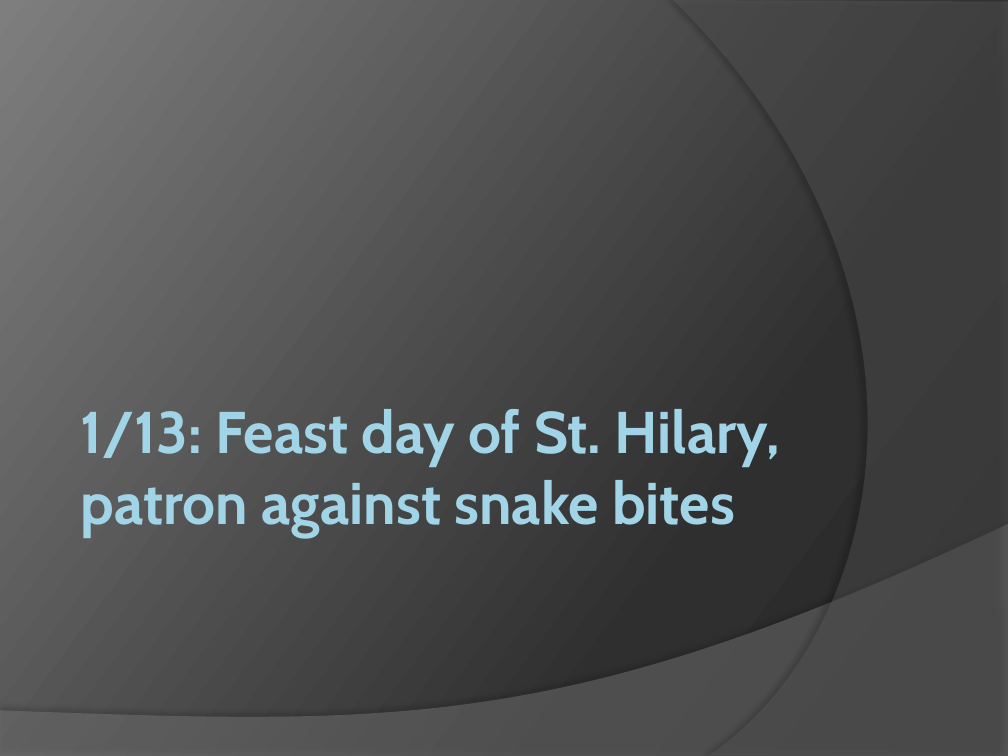
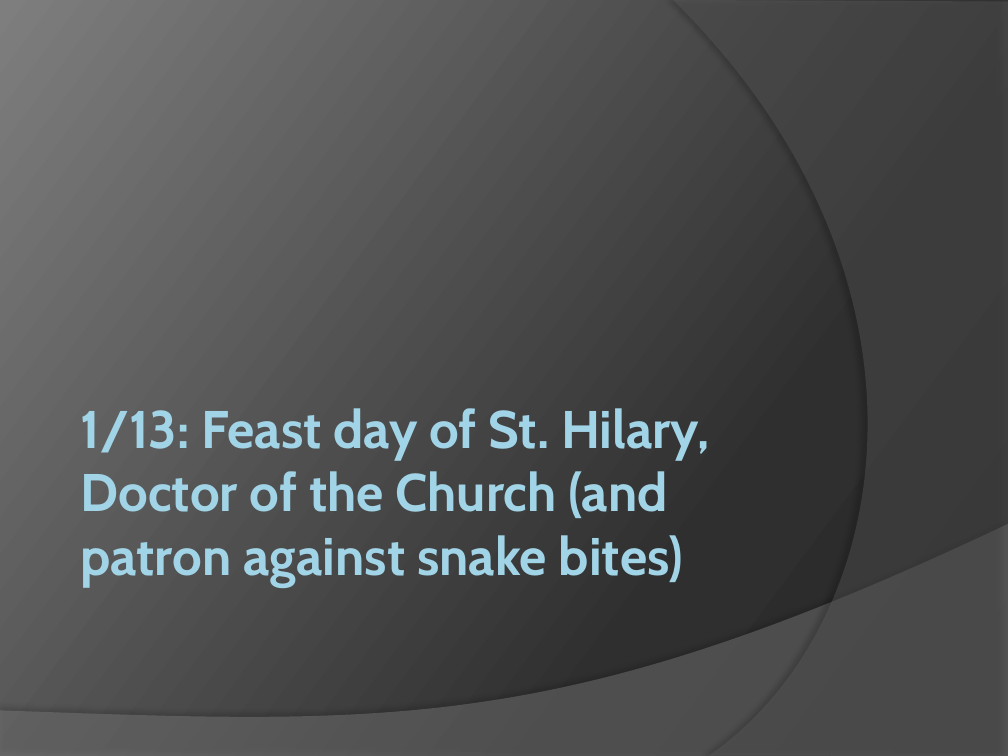
Before and after one commit to patrick-flynn/CSE10101, a slide deck: slide 2 of CSE10101.pptx. Drawn at 1008x756 pixels with LibreOffice and Linux fonts; fonts in the diff are those of the drawing. Boxes give left, top, right and bottom in pixels: in the first picture for what was removed or moved away, otherwise in the second. Text is boxed around its words. In the diff, an @@ line names an element or a change of style, - is before the commit and + after.

```diff
--- a/CSE10101.pptx
+++ b/CSE10101.pptx
@@ title at [81,408,710,586]: text changed; size 42 to 37.8 pt @@
-1/13: Feast day of St. Hilary, patron against snake bites
+1/13: Feast day of St. Hilary, Doctor of the Church (and patron against snake bites)
```
Also in this commit, not shown: 1 other slide changed, 1 other file.
